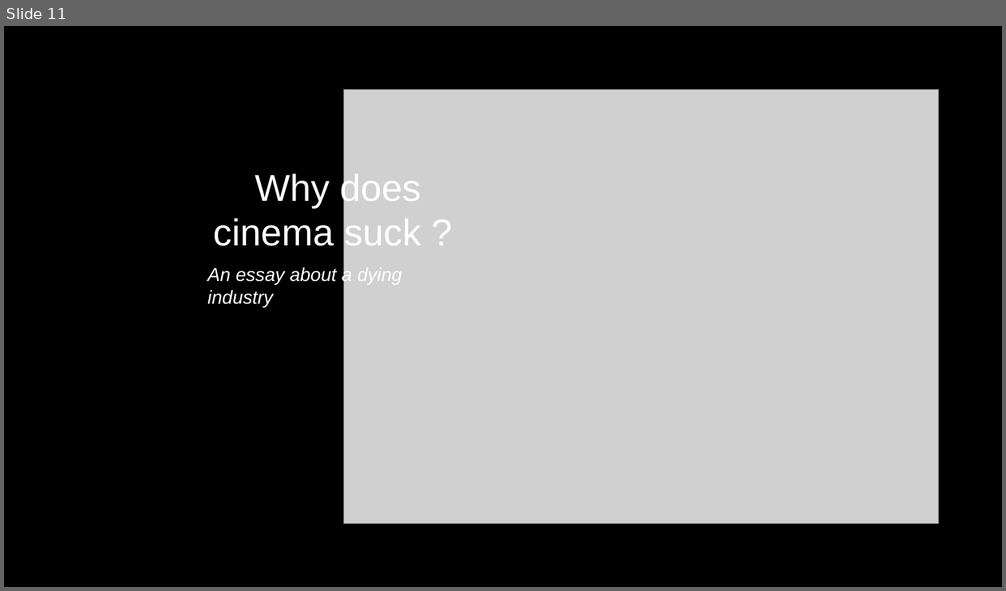
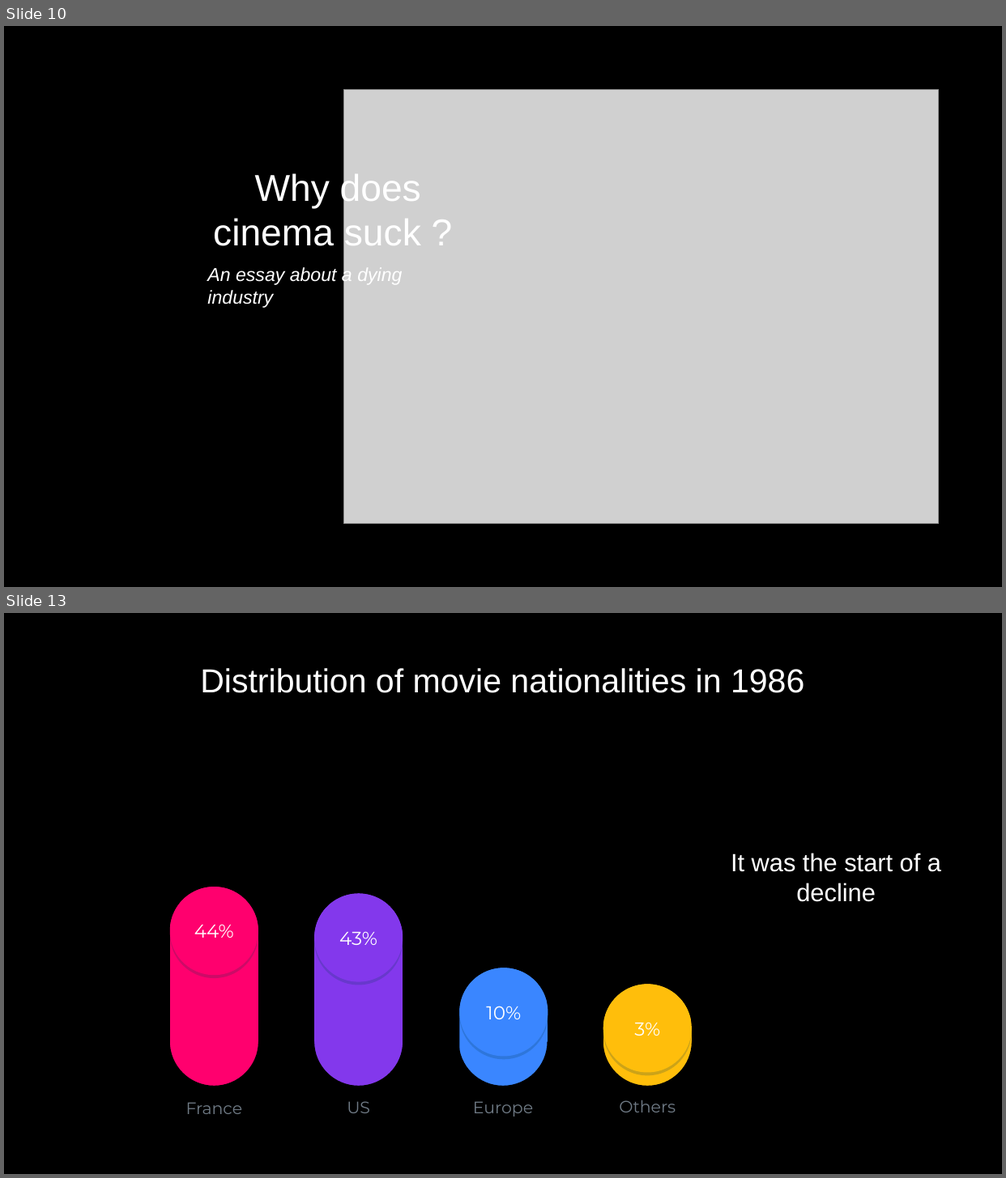
Before and after one commit to Philm00/thp_data_week3_day3, a slide deck: Gaumont Presentation.odp. Shown one above the other, each under a label of ours: slide 11 before the commit, slides 10 and 13 after it; the slides between them are not shown. The pictures are 1006x591 and 1006x1178 pixels, drawn with LibreOffice and Linux fonts; fonts in the diff are those of the drawing; grey boxes stand for pictures. Boxes give left, top, right and bottom in pixels: in the first picture for what was removed or moved away, otherwise in the second. Text is boxed around its words. In the diff, an @@ line names an element or a change of style, - is before the commit and + after.

```diff
--- a/Gaumont Presentation.odp
+++ b/Gaumont Presentation.odp
@@ slide 13 added at bbox=[4, 613, 1002, 1174], background #000000 @@
@@ free added at bbox=[4, 613, 1002, 746], 32 pt, text #FFFFFF @@
+Distribution of movie nationalities in 1986
@@ text added at bbox=[731, 853, 941, 902], 24 pt, text #FFFFFF @@
+It was the start of a decline
@@ freeform shape added at bbox=[170, 887, 258, 1174], fill #FF006E @@
@@ freeform shape added at bbox=[170, 887, 258, 975], fill #FF006E, 18 pt, text #FF006E @@
+94
+44%0%
@@ freeform shape added at bbox=[315, 894, 403, 1174], fill #8338EC @@
@@ freeform shape added at bbox=[315, 894, 403, 982], fill #8338EC, 18 pt, text #FFFFFF @@
+43%%
@@ freeform shape added at bbox=[460, 968, 548, 1174], fill #3A86FF @@
@@ freeform shape added at bbox=[460, 968, 548, 1056], fill #3A86FF, 18 pt, text #FFFFFF @@
+10%
@@ freeform shape added at bbox=[603, 984, 692, 1174], fill #FFBE0B @@
@@ freeform shape added at bbox=[603, 984, 692, 1072], fill #FFBE0B, 18 pt, text #FFFFFF @@
+3%
@@ freeform shape added at bbox=[4, 1042, 1002, 1174], fill #000000 @@
@@ text added at bbox=[186, 1102, 243, 1114], 16 pt, text #6F7A85 @@
+France
@@ text added at bbox=[347, 1101, 370, 1114], 16 pt, text #6F7A85 @@
+US
@@ text added at bbox=[473, 1101, 533, 1117], 16 pt, text #6F7A85 @@
+Europe
@@ text added at bbox=[619, 1101, 675, 1113], 16 pt, text #6F7A85 @@
+Others
@@ what was slide 11 is now slide 10 @@
```
Also in this commit, not shown: 8 other slides added, 2 slides removed.
